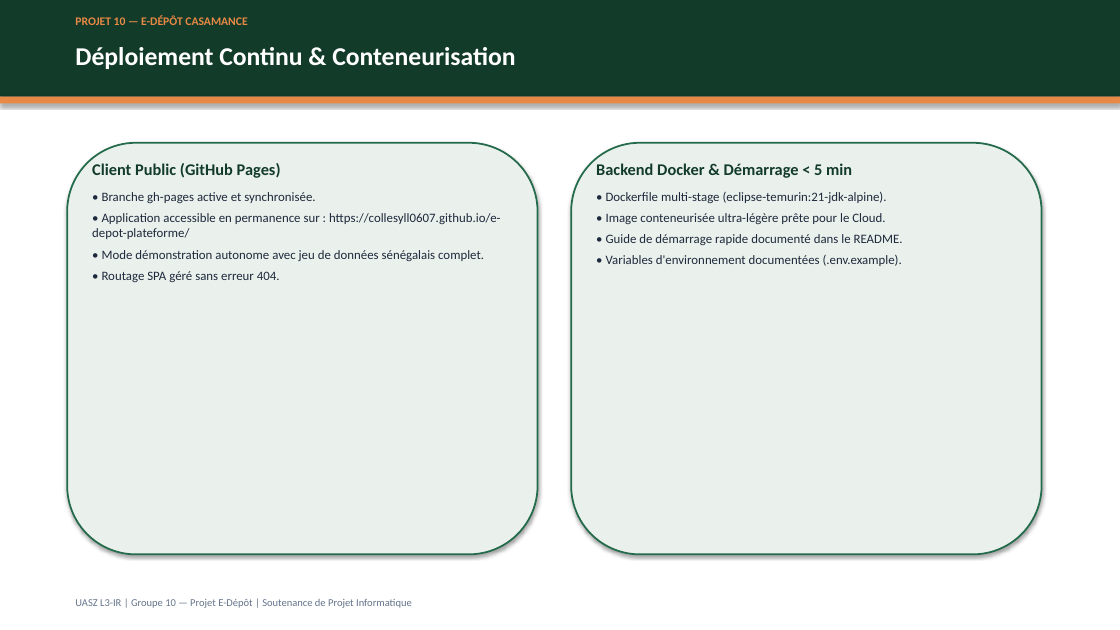
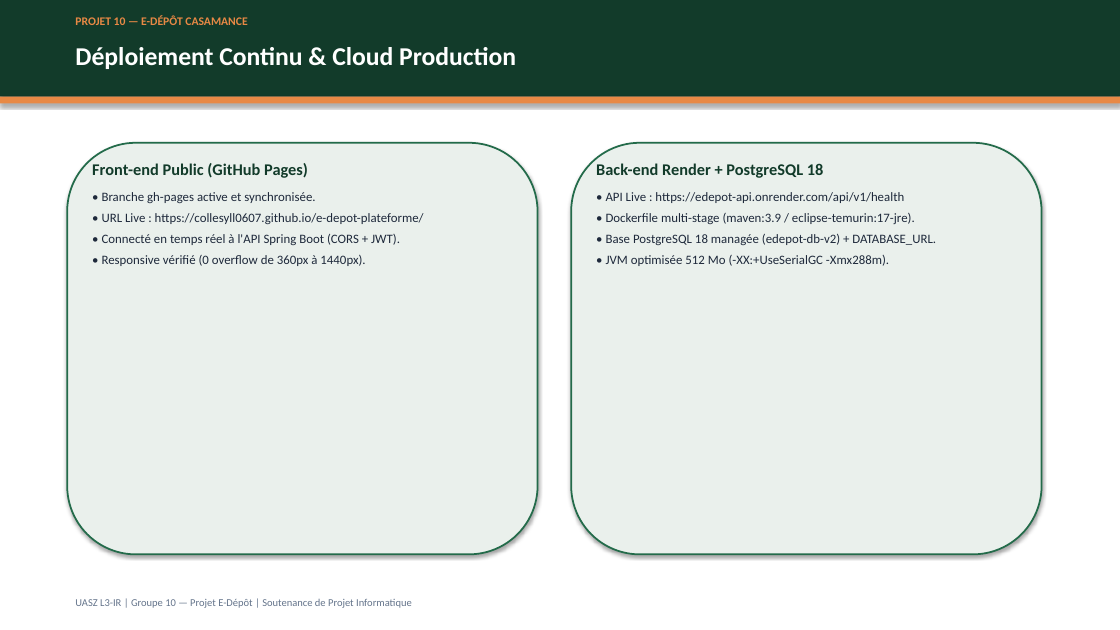
Before and after one commit to Collesyll0607/e-depot-plateforme, a slide deck: slide 13 of docs/P10_EDepot_Presentation.pptx. Drawn at 1120x630 pixels with LibreOffice and Linux fonts; fonts in the diff are those of the drawing. Boxes give left, top, right and bottom in pixels: in the first picture for what was removed or moved away, otherwise in the second. Text is boxed around its words. In the diff, an @@ line names an element or a change of style, - is before the commit and + after.

Commit message:
docs: sync README, PDF report (14p) and PPTX with live Render API and 93.94% JaCoCo

```diff
--- a/docs/P10_EDepot_Presentation.pptx
+++ b/docs/P10_EDepot_Presentation.pptx
@@ text at bbox=[75, 47, 516, 69]: text changed @@
-Déploiement Continu & Conteneurisation
+Déploiement Continu & Cloud Production
@@ text at bbox=[92, 163, 308, 178]: text changed @@
-Client Public (GitHub Pages)
+Front-end Public (GitHub Pages)
@@ text at bbox=[596, 163, 936, 266]: text changed @@
-Backend Docker & Démarrage < 5 min
-• Dockerfile multi-stage (eclipse-temurin:21-jdk-alpine).
-• Image conteneurisée ultra-légère prête pour le Cloud.
-• Guide de démarrage rapide documenté dans le README.
-• Variables d'environnement documentées (.env.example).
+Back-end Render + PostgreSQL 18
+• API Live : https://edepot-api.onrender.com/api/v1/health
+• Dockerfile multi-stage (maven:3.9 / eclipse-temurin:17-jre).
+• Base PostgreSQL 18 managée (edepot-db-v2) + DATABASE_URL.
+• JVM optimisée 512 Mo (-XX:+UseSerialGC -Xmx288m).
@@ text at bbox=[102, 213, 424, 266]: text changed @@
-• Application accessible en permanence sur : https://collesyll0607.github.io/e-depot-plateforme/
-• Mode démonstration autonome avec jeu de données sénégalais complet.
-• Routage SPA géré sans erreur 404.
+• URL Live : https://collesyll0607.github.io/e-depot-plateforme/
+• Connecté en temps réel à l'API Spring Boot (CORS + JWT).
+• Responsive vérifié (0 overflow de 360px à 1440px).
```
Also in this commit, not shown: 3 other slides changed, 3 other files.
